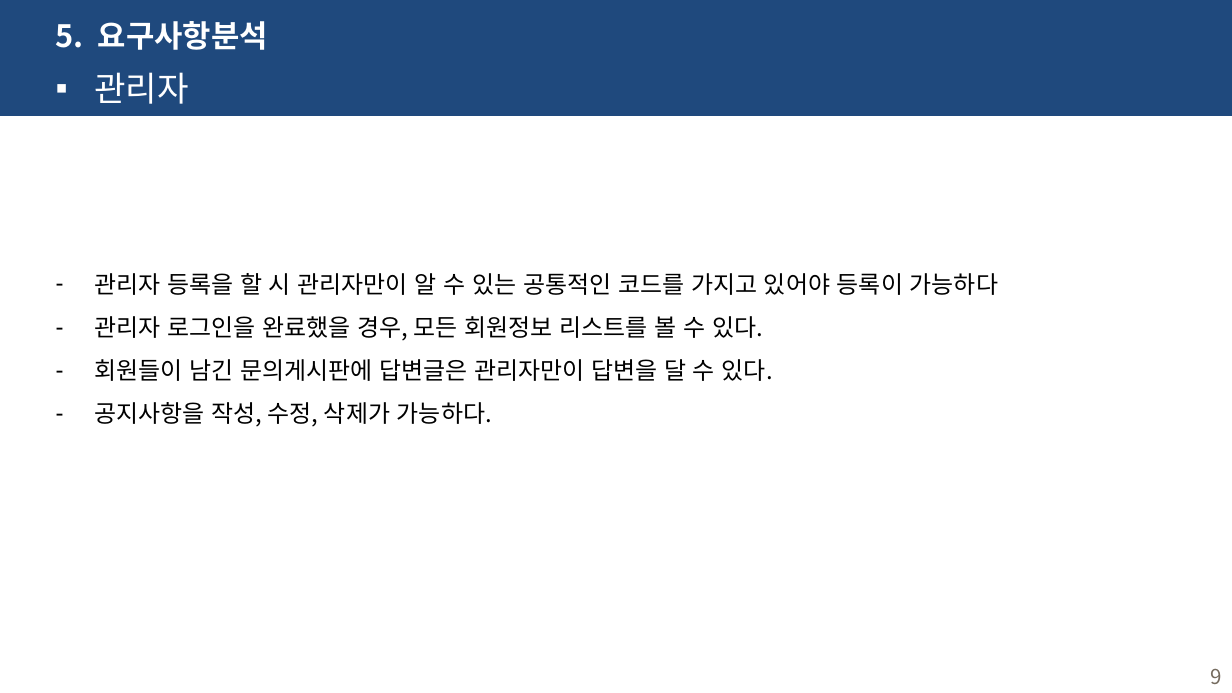
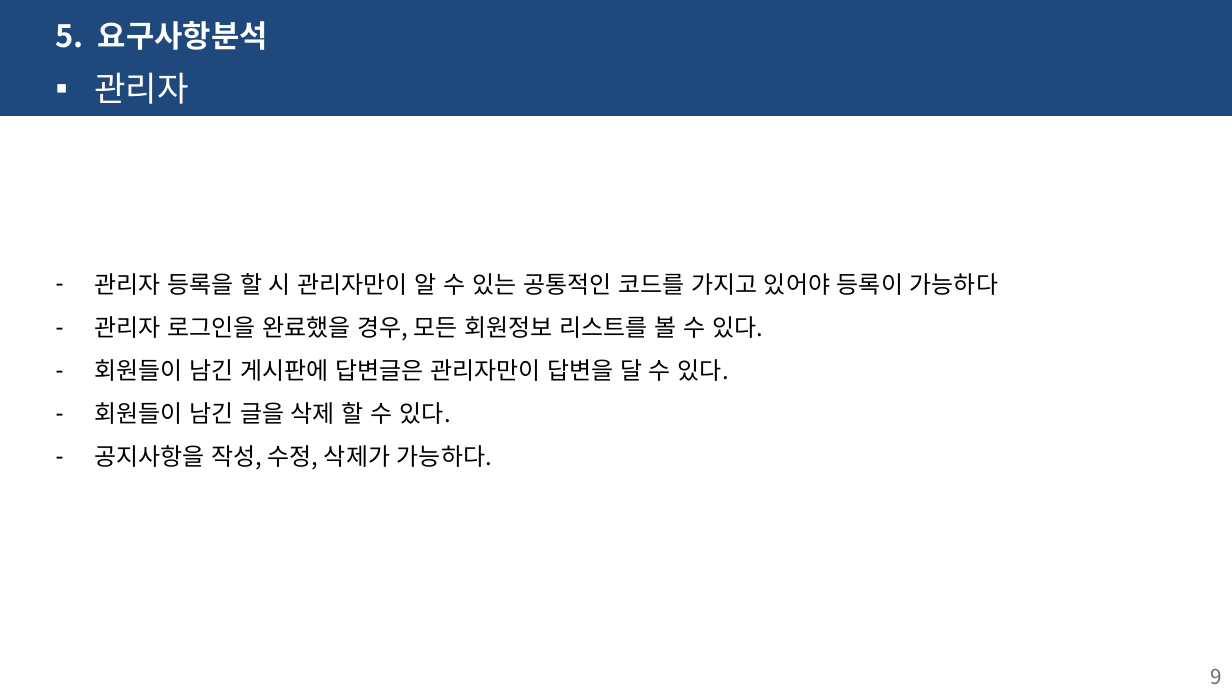
Before and after one commit to haryoung1/1st-dentalproject, a slide deck: slide 9 of 0317_치카치카치과.pptx. Drawn at 1232x693 pixels with LibreOffice and Linux fonts; fonts in the diff are those of the drawing. Boxes give left, top, right and bottom in pixels: in the first picture for what was removed or moved away, otherwise in the second. Text is boxed around its words. In the diff, an @@ line names an element or a change of style, - is before the commit and + after.

```diff
--- a/0317_치카치카치과.pptx
+++ b/0317_치카치카치과.pptx
@@ text at bbox=[94, 359, 730, 424]: text changed @@
-– 회원들이 남긴 문의게시판에 답변글은 관리자만이 답변을 달 수 있다.
+– 회원들이 남긴 게시판에 답변글은 관리자만이 답변을 달 수 있다.
+– 회원들이 남긴 글을 삭제 할 수 있다.
```
Also in this commit, not shown: 10 other slides changed, 11 other files.
